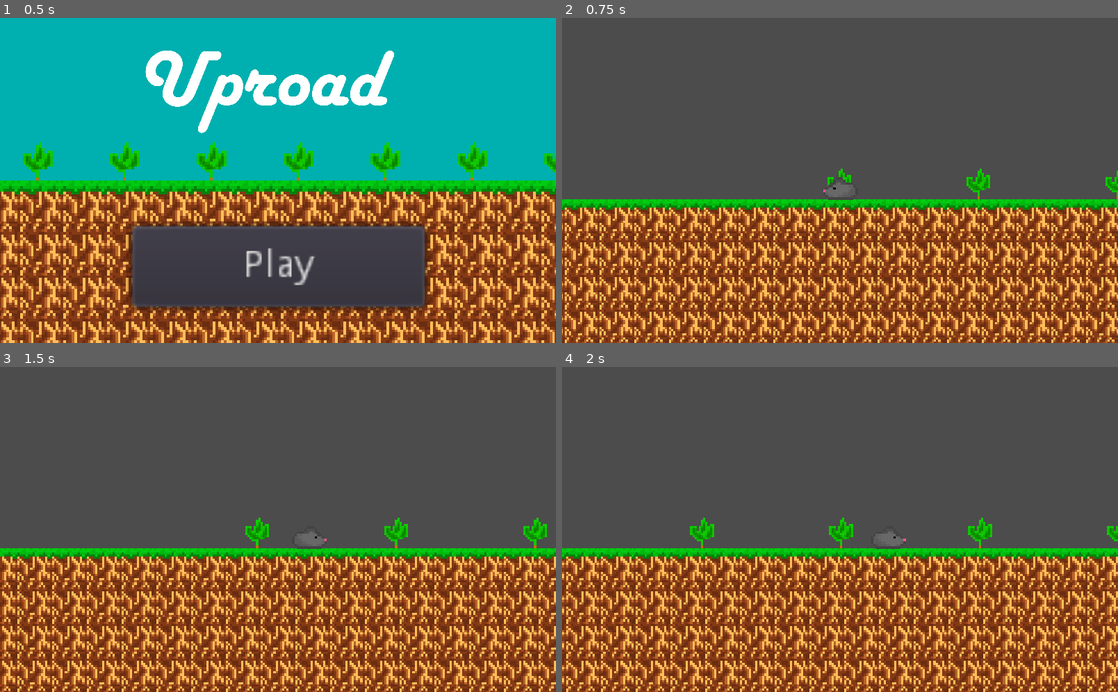
Above: before the commit, frames 1-4 (two rows, left to right).
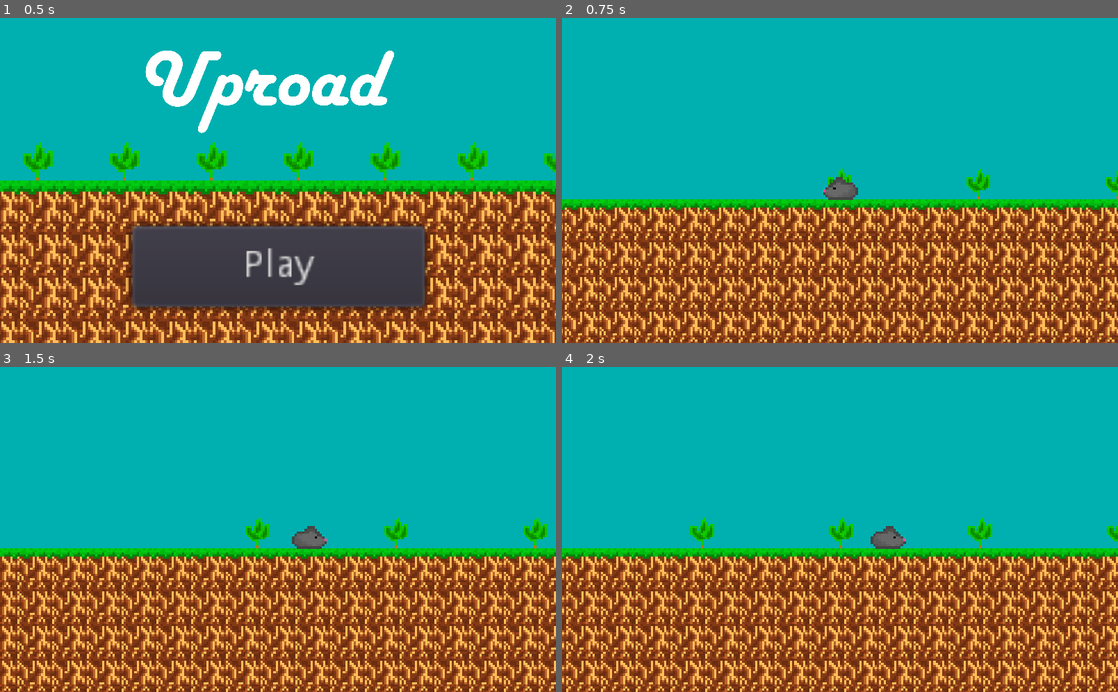
Above: after the commit, the same moments.

Repository: EndersteveGamer/GGJ-2023
Game: Godot game, scene res://Scene/Intro/Intro.tscn
Two runs of this game, one before a commit and one after it. Both use one fixed random seed, a clock stepped at 60 frames per second and the inputs below.
Inputs:
- Up to frame 1 (0.5 s): no input
- Up to frame 2 (0.75 s): click "Play" at 0.5 s
- Up to frame 3 (1.5 s): tap Enter at 1.25 s; hold Right (ui_right) from 1.28 s (still down)
- Up to frame 4 (2 s): keep holding Right (ui_right)

Frame 1 is identical in both runs. In frame 2, 55% of the frame differs, in the area x 0-100%, y 0-56%; in frame 3, 55%; in frame 4, 55%.

Commit message:
Update Game.tscn

Diff:
--- a/The Other Godot Project/Scene/Game.tscn
+++ b/The Other Godot Project/Scene/Game.tscn
@@ -92,7 +92,6 @@
 script = SubResource( 1 )
 
 [node name="ColorRect" type="ColorRect" parent="Player/Camera2D"]
-visible = false
 show_behind_parent = true
 margin_left = -1112.0
 margin_top = -628.0
@@ -109,4 +108,4 @@
 tile_set = SubResource( 2 )
 cell_size = Vector2( 16, 16 )
 format = 1
-tile_data = PoolIntArray( -786452, 2, 0, -720916, 2, 0, -655380, 2, 0, -589844, 2, 0, -524308, 2, 0, -458772, 2, 0, -393236, 2, 0, -327700, 2, …(13672 unchanged characters)…
+tile_data = PoolIntArray( -458772, 2, 0, -393236, 2, 0, -327700, 2, …(13672 unchanged characters)…
